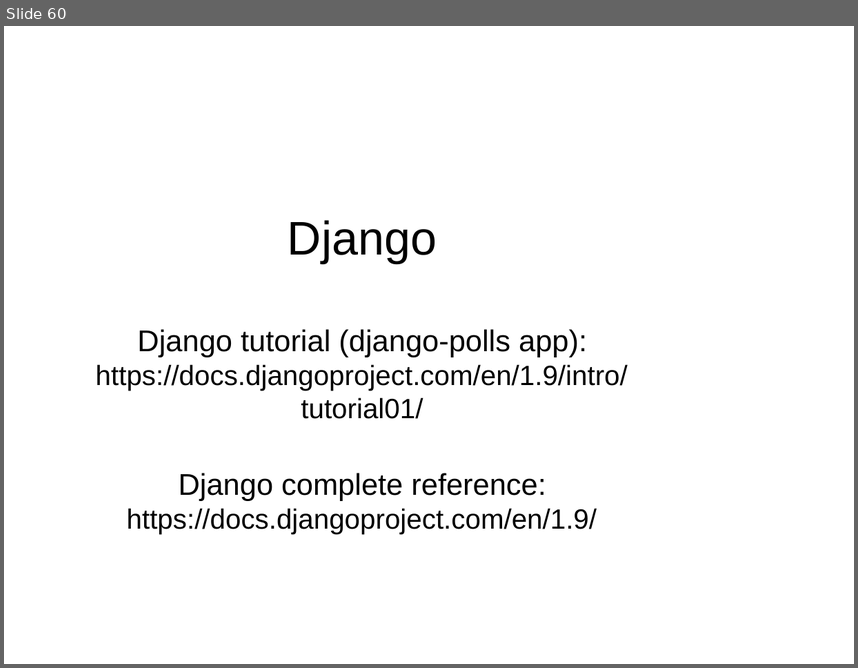
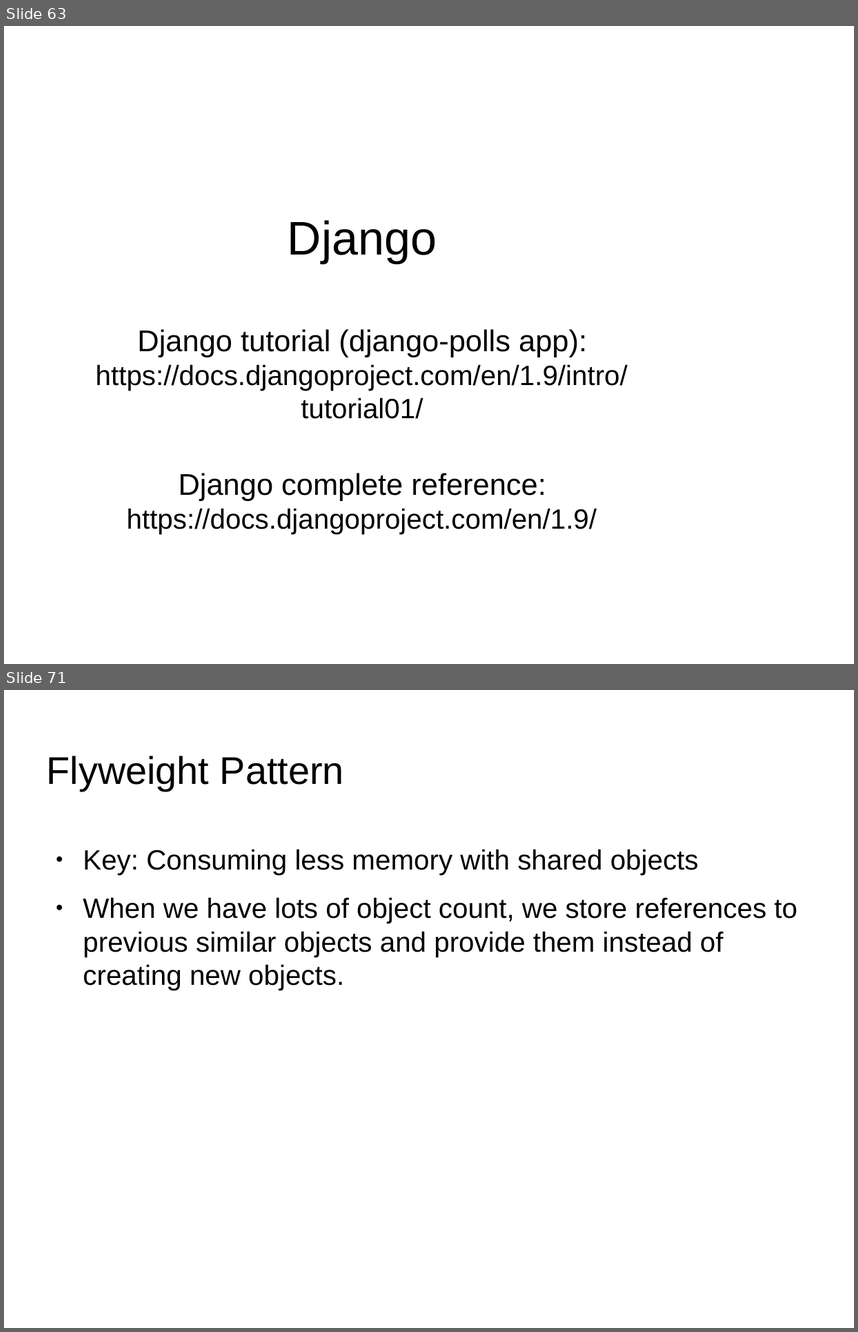
Before and after one commit to shikha-desai/Internship_PreWork, a slide deck: Python/Python_Notes.odp. Shown one above the other, each under a label of ours: slide 60 before the commit, slides 63 and 71 after it; the slides between them are not shown. The pictures are 858x668 and 858x1332 pixels, drawn with LibreOffice and Linux fonts; fonts in the diff are those of the drawing; background and template pictures are left out. Boxes give left, top, right and bottom in pixels: in the first picture for what was removed or moved away, otherwise in the second. Text is boxed around its words. In the diff, an @@ line names an element or a change of style, - is before the commit and + after.

Commit message:
Added few design patterns to python

```diff
--- a/Python/Python_Notes.odp
+++ b/Python/Python_Notes.odp
@@ slide 71 added at (4, 690, 854, 1328), background picture (left out) @@
@@ title added at (47, 756, 344, 791), 36 pt, text #000000 @@
+Flyweight Pattern
@@ text added at (83, 849, 797, 990), 26 pt, text #000000 @@
+● Key: Consuming less memory with shared objects
+● When we have lots of object count, we store references to previous similar objects and provide them instead of creating new objects.
@@ what was slide 60 is now slide 63 @@
```
Also in this commit, not shown: 12 other slides added.
